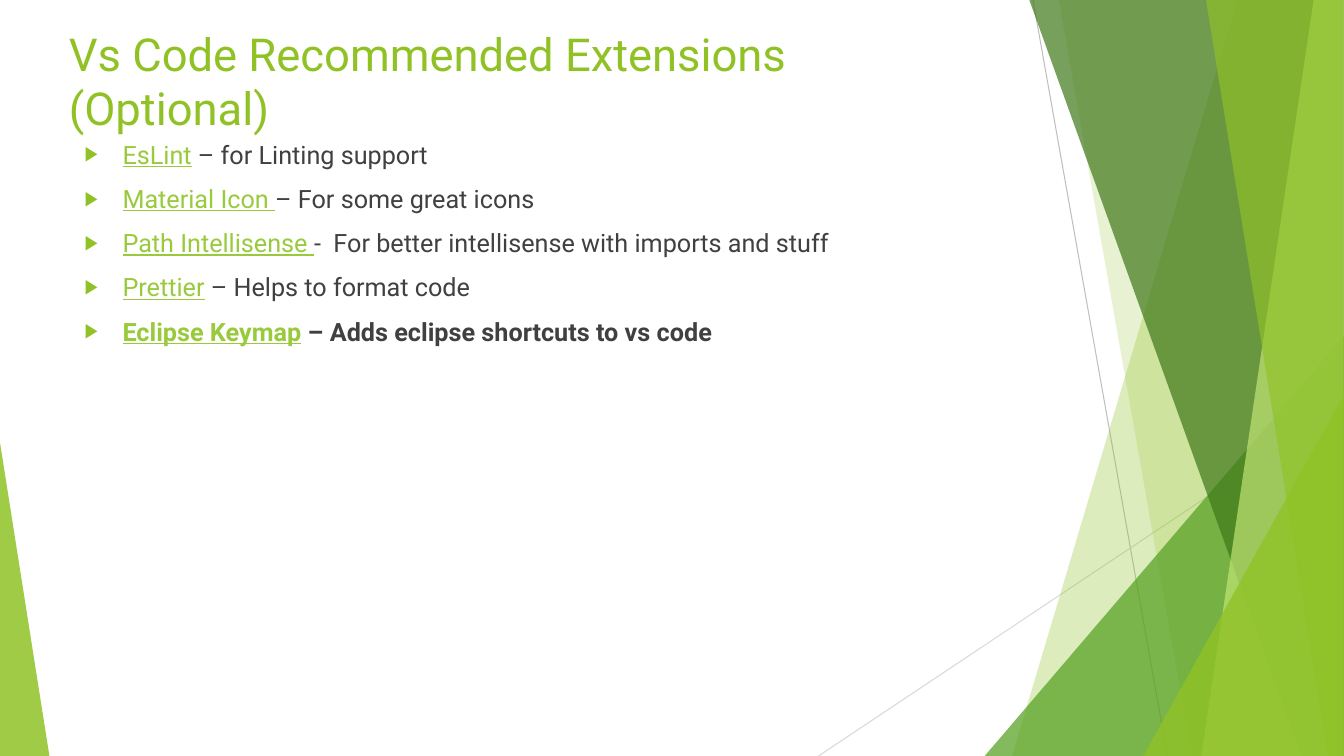
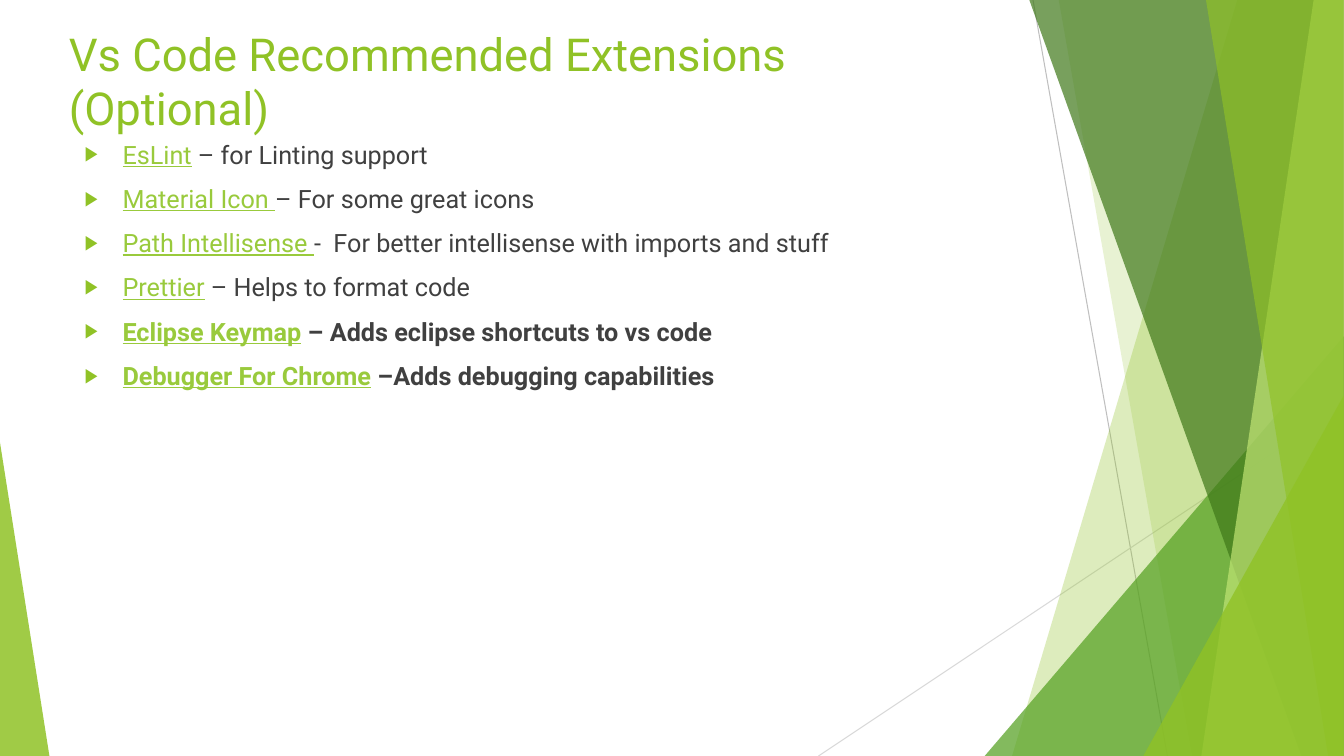
Before and after one commit to rudhrainfogain/TypeScript, a slide deck: slide 8 of PPT/TypeScriptv3.pptx. Drawn at 1344x756 pixels with LibreOffice and Linux fonts; fonts in the diff are those of the drawing. Boxes give left, top, right and bottom in pixels: in the first picture for what was removed or moved away, otherwise in the second. Text is boxed around its words. In the diff, an @@ line names an element or a change of style, - is before the commit and + after.

```diff
--- a/PPT/TypeScriptv3.pptx
+++ b/PPT/TypeScriptv3.pptx
@@ text at (123,366,714,391): paragraph added @@
+▶ Debugger For Chrome –Adds debugging capabilities
```
Also in this commit, not shown: 16 slides added, 15 other files.
